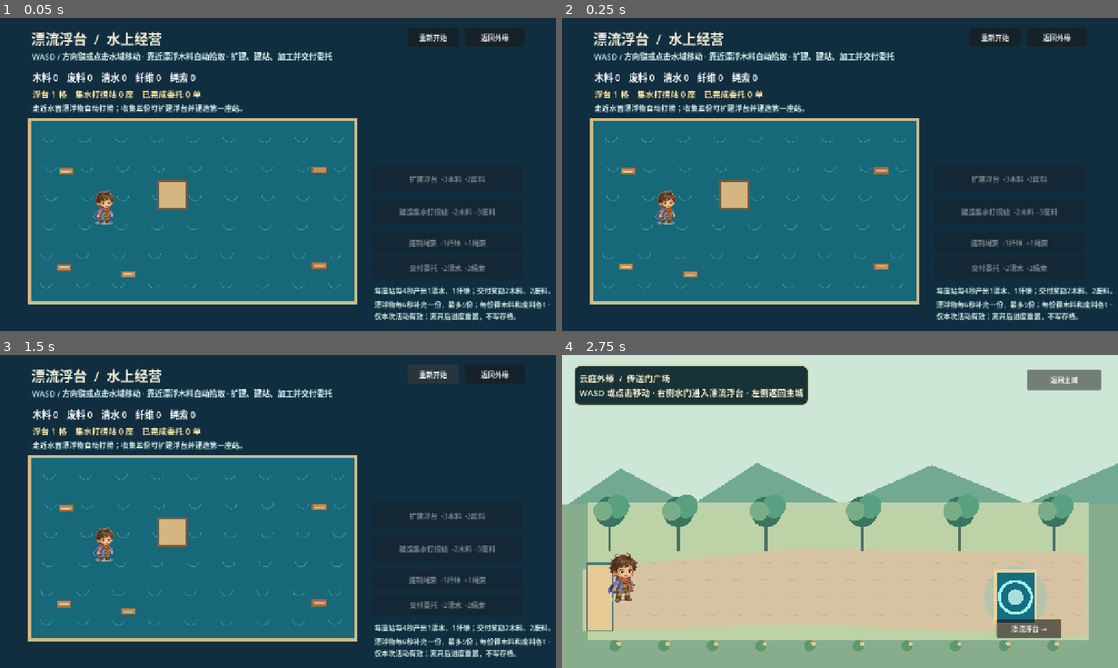
Above: before the commit, frames 1-4 (two rows, left to right).
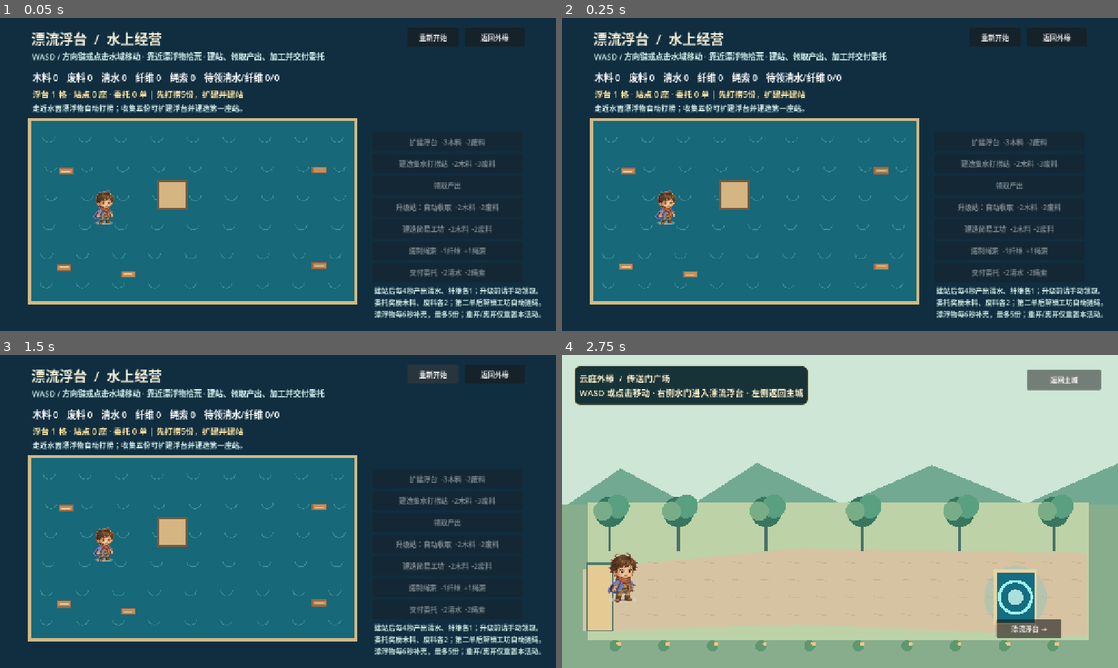
Above: after the commit, the same moments.

Repository: questroot/Cun
Game: Godot game, scene res://scenes/WaterActivity.tscn
Same seed, same stepped clock (60 frames per second), same inputs: the game is played once before the commit and once after it. This scene is started directly instead of the project's main scene.
Inputs:
- Up to frame 1 (0.05 s): no input
- Up to frame 2 (0.25 s): no input
- Up to frame 3 (1.5 s): click "重新开始" at 0.5 s; click "重新开始" at 1.25 s
- Up to frame 4 (2.75 s): click "返回外缘" at 2 s

The runs differ from the first frame. In frame 1, 5.0% of the frame differs, in the area x 12-99%, y 10-97%; in frame 2, 5.0%; in frame 3, 5.0%; in frame 4, nothing differs.

Commit message:
Add water activity progression from manual production to automation

Diff:
--- a/card-demo/scripts/scenes/water_activity.gd
+++ b/card-demo/scripts/scenes/water_activity.gd
@@ -13,6 +13,10 @@
 const COLLECTOR_SCRAP := 3
 const ORDER_WATER := 2
 const ORDER_ROPE := 2
+const UPGRADE_WOOD := 2
+const UPGRADE_SCRAP := 2
+const WORKSHOP_WOOD := 2
+const WORKSHOP_SCRAP := 2
 
 var wood := 0
 var scrap := 0
@@ -22,6 +26,10 @@
 var raft_tiles := 1
 var collectors := 0
 var orders_completed := 0
+var pending_water := 0
+var pending_fiber := 0
+var automated_collecting := false
+var workshop_built := false
 var production_elapsed := 0.0
 var wave_elapsed := 0.0
 var debris_elapsed := 0.0
@@ -36,6 +44,9 @@
 var result_label: Label
 var expand_button: Button
 var collector_button: Button
+var claim_button: Button
+var upgrade_button: Button
+var workshop_button: Button
 var process_button: Button
 var order_button: Button
 
@@ -52,7 +63,7 @@
 	title.add_theme_color_override("font_color", Color("#f5efd7"))
 	add_child(title)
 	var rules := Label.new()
-	rules.text = "WASD / 方向键或点击水域移动 · 靠近漂浮木料自动拾取 · 扩建、建站、加工并交付委托"
+	rules.text = "WASD / 方向键或点击水域移动 · 靠近漂浮物拾荒 · 建站、领取产出、加工并交付委托"
 	rules.position = Vector2(74, 75)
 	rules.add_theme_font_size_override("font_size", 18)
 	rules.add_theme_color_override("font_color", Color("#d7f1f0"))
@@ -75,12 +86,15 @@
 	_make_button("重新开始", Vector2(938, 23), Vector2(118, 43), _start_round)
 	var back := _make_button("返回外缘", Vector2(1070, 23), Vector2(138, 43), func() -> void: GameManager.goto_scene("outskirts"))
 	back.name = "ReturnButton"
-	expand_button = _make_button("扩建浮台  -3木料  -2废料", Vector2(858, 340), Vector2(345, 60), _expand_raft)
-	collector_button = _make_button("建造集水打捞站  -2木料  -3废料", Vector2(858, 416), Vector2(345, 60), _build_collector)
-	process_button = _make_button("搓制绳索  -1纤维  +1绳索", Vector2(858, 492), Vector2(345, 50), _process_fiber)
-	order_button = _make_button("交付委托  -2清水  -2绳索", Vector2(858, 550), Vector2(345, 50), _fulfill_order)
+	expand_button = _make_button("扩建浮台  -3木料  -2废料", Vector2(858, 263), Vector2(345, 44), _expand_raft)
+	collector_button = _make_button("建造集水打捞站  -2木料  -3废料", Vector2(858, 313), Vector2(345, 44), _build_collector)
+	claim_button = _make_button("领取产出", Vector2(858, 363), Vector2(345, 44), _claim_production)
+	upgrade_button = _make_button("升级站：自动收取  -2木料  -2废料", Vector2(858, 413), Vector2(345, 44), _upgrade_collector)
+	workshop_button = _make_button("建造简易工坊  -2木料  -2废料", Vector2(858, 463), Vector2(345, 44), _build_workshop)
+	process_button = _make_button("搓制绳索  -1纤维  +1绳索", Vector2(858, 513), Vector2(345, 44), _process_fiber)
+	order_button = _make_button("交付委托  -2清水  -2绳索", Vector2(858, 563), Vector2(345, 44), _fulfill_order)
 	var note := Label.new()
-	note.text = "每座站每4秒产出1清水、1纤维；交付奖励2木料、2废料。\n漂浮物每6秒补充一份，最多5份；每份得木料和废料各1。\n仅本次活动有效；离开后进度重置，不写存档。"
+	note.text = "建站后每4秒产出清水、纤维各1；升级前请手动领取。\n委托奖励木料、废料各2；第二单后解锁工坊自动搓绳。\n漂浮物每6秒补充，最多5份；重开/离开仅重置本活动。"
 	note.position = Vector2(862, 615)
 	note.add_theme_font_size_override("font_size", 16)
 	note.add_theme_color_override("font_color", Color("#c9e2de"))
@@ -105,6 +119,10 @@
 	raft_tiles = 1
 	collectors = 0
 	orders_completed = 0
+	pending_water = 0
+	pending_fiber = 0
+	automated_collecting = false
+	workshop_built = false
 	production_elapsed = 0.0
 	wave_elapsed = 0.0
 	debris_elapsed = 0.0
@@ -143,7 +161,7 @@
 	wood -= COLLECTOR_WOOD
 	scrap -= COLLECTOR_SCRAP
 	collectors += 1
-	result_label.text = "集水打捞站建成，开始定时产出。"
+	result_label.text = "集水打捞站建成，开始定时产出。请点击领取产出。"
 	_refresh_ui()
 	return true
 
@@ -154,10 +172,54 @@
 	var cycles := int(production_elapsed / PRODUCTION_INTERVAL)
 	if cycles > 0:
 		production_elapsed -= cycles * PRODUCTION_INTERVAL
-		water += cycles * collectors
-		fiber += cycles * collectors
-		result_label.text = "设施产出：清水和纤维各 +%d。" % (cycles * collectors)
+		if automated_collecting:
+			water += cycles * collectors
+			if workshop_built:
+				rope += cycles * collectors
+			else:
+				fiber += cycles * collectors
+		else:
+			pending_water += cycles * collectors
+			pending_fiber += cycles * collectors
+		result_label.text = "设施已产出 %d 批%s。" % [cycles * collectors, "，自动收取并加工" if workshop_built else ("，自动收取" if automated_collecting else "，等待领取")]
 		_refresh_ui()
+
+func _claim_production() -> bool:
+	if automated_collecting or pending_water == 0 and pending_fiber == 0:
+		return false
+	water += pending_water
+	fiber += pending_fiber
+	result_label.text = "领取产出：清水 +%d，纤维 +%d。" % [pending_water, pending_fiber]
+	pending_water = 0
+	pending_fiber = 0
+	_refresh_ui()
+	return true
+
+func _upgrade_collector() -> bool:
+	if collectors == 0 or automated_collecting or orders_completed < 1 or wood < UPGRADE_WOOD or scrap < UPGRADE_SCRAP:
+		return false
+	wood -= UPGRADE_WOOD
+	scrap -= UPGRADE_SCRAP
+	automated_collecting = true
+	water += pending_water
+	fiber += pending_fiber
+	pending_water = 0
+	pending_fiber = 0
+	result_label.text = "站点升级完成：已有待领产出一并领取，此后自动收取。"
+	_refresh_ui()
+	return true
+
+func _build_workshop() -> bool:
+	if not automated_collecting or workshop_built or orders_completed < 2 or wood < WORKSHOP_WOOD or scrap < WORKSHOP_SCRAP:
+		return false
+	wood -= WORKSHOP_WOOD
+	scrap -= WORKSHOP_SCRAP
+	workshop_built = true
+	rope += fiber
+	fiber = 0
+	result_label.text = "简易工坊建成：现有纤维已加工，此后产出自动制成绳索。"
+	_refresh_ui()
+	return true
 
 func _process_fiber() -> bool:
 	if fiber < 1:
@@ -176,15 +238,34 @@
 	wood += 2
 	scrap += 2
 	orders_completed += 1
-	result_label.text = "委托完成！获得2木料、2废料，可以继续经营。"
+	if orders_completed == 1:
+		result_label.text = "首单完成！奖励木料、废料各2；现在可升级站点自动收取。"
+	elif orders_completed == 2:
+		result_label.text = "第二单完成！奖励木料、废料各2；现在可建工坊自动加工。"
+	else:
+		result_label.text = "委托完成！获得2木料、2废料，可以继续经营。"
 	_refresh_ui()
 	return true
 
 func _refresh_ui() -> void:
-	status_label.text = "木料 %d    废料 %d    清水 %d    纤维 %d    绳索 %d" % [wood, scrap, water, fiber, rope]
-	goal_label.text = "浮台 %d 格    集水打捞站 %d 座    已完成委托 %d 单" % [raft_tiles, collectors, orders_completed]
+	status_label.text = "木料 %d    废料 %d    清水 %d    纤维 %d    绳索 %d    待领清水/纤维 %d/%d" % [wood, scrap, water, fiber, rope, pending_water, pending_fiber]
+	if collectors == 0:
+		goal_label.text = "浮台 %d 格 · 站点 %d 座 · 委托 %d 单 | 先打捞5份，扩建并建站" % [raft_tiles, collectors, orders_completed]
+	elif orders_completed == 0:
+		goal_label.text = "委托1：清水 %d/%d · 绳索 %d/%d | 手动领取、搓绳并交付" % [water, ORDER_WATER, rope, ORDER_ROPE]
+	elif not automated_collecting:
+		goal_label.text = "委托1已完成 | 花2木料、2废料升级站点；解锁自动收取"
+	elif orders_completed == 1:
+		goal_label.text = "委托2：清水 %d/%d · 绳索 %d/%d | 交付后解锁自动加工" % [water, ORDER_WATER, rope, ORDER_ROPE]
+	elif not workshop_built:
+		goal_label.text = "委托2已完成 | 花2木料、2废料建工坊；解锁自动搓绳"
+	else:
+		goal_label.text = "已完成委托 %d 单 | 下单：清水 %d/%d · 绳索 %d/%d（自动生产/加工）" % [orders_completed, water, ORDER_WATER, rope, ORDER_ROPE]
 	expand_button.disabled = wood < EXPAND_WOOD or scrap < EXPAND_SCRAP
 	collector_button.disabled = collectors >= raft_tiles - 1 or wood < COLLECTOR_WOOD or scrap < COLLECTOR_SCRAP
+	claim_button.disabled = automated_collecting or pending_water == 0 and pending_fiber == 0
+	upgrade_button.disabled = collectors == 0 or automated_collecting or orders_completed < 1 or wood < UPGRADE_WOOD or scrap < UPGRADE_SCRAP
+	workshop_button.disabled = not automated_collecting or workshop_built or orders_completed < 2 or wood < WORKSHOP_WOOD or scrap < WORKSHOP_SCRAP
 	process_button.disabled = fiber < 1
 	order_button.disabled = water < ORDER_WATER or rope < ORDER_ROPE
 	queue_redraw()
--- a/card-demo/scripts/tests/smoke_test.gd
+++ b/card-demo/scripts/tests/smoke_test.gd
@@ -351,12 +351,22 @@
 			check(instance.debris.size() == 1, "漂浮物定时补充且不可无限点击获取")
 			check(instance._expand_raft() and instance.raft_tiles == 2, "消耗资源扩建浮台")
 			check(instance._build_collector() and instance.collectors == 1 and not instance._build_collector(), "空位建造资源站且不可超建")
+			check(not instance._claim_production() and not instance._upgrade_collector() and not instance._build_workshop(), "未产出或未达委托进度不能提前升级")
 			instance._tick_production(8.0)
-			check(instance.water == 2 and instance.fiber == 2, "资源站定时产出清水与纤维")
-			check(instance._process_fiber() and instance._process_fiber() and instance.rope == 2 and instance.fiber == 0, "纤维加工为绳索")
-			check(instance._fulfill_order() and instance.orders_completed == 1 and instance.wood == 2 and instance.scrap == 2, "提交清水与绳索完成委托并获得循环资源")
+			check(instance.water == 0 and instance.fiber == 0 and instance.pending_water == 2 and instance.pending_fiber == 2, "初级设施产出须手动领取")
+			check(instance._claim_production() and instance.water == 2 and instance.fiber == 2 and not instance._claim_production(), "领取待产物且不能重复领取")
+			check(instance._process_fiber() and instance._process_fiber() and instance.rope == 2 and instance.fiber == 0, "纤维手动加工为绳索")
+			check(instance._fulfill_order() and instance.orders_completed == 1 and instance.wood == 2 and instance.scrap == 2, "首单奖励可升级站点")
+			instance._tick_production(4.0)
+			check(instance._upgrade_collector() and instance.automated_collecting and instance.water == 1 and instance.fiber == 1 and instance.pending_water == 0, "首单解锁自动收取并接收已有待产物")
+			instance._tick_production(4.0)
+			check(instance.water == 2 and instance.fiber == 2 and not instance._claim_production(), "升级后自动入库无需反复领取")
+			check(instance._process_fiber() and instance._process_fiber() and instance._fulfill_order() and instance.orders_completed == 2, "第二单可凭持续产出完成")
+			check(instance._build_workshop() and instance.workshop_built and instance.wood == 0 and instance.scrap == 0, "第二单奖励可解锁自动加工且无需再次拾荒")
+			instance._tick_production(8.0)
+			check(instance.water == 2 and instance.rope == 2 and instance.fiber == 0 and instance._fulfill_order() and instance.orders_completed == 3, "工坊将新产出自动加工并支持后续循环委托")
 			instance._start_round()
-			check(instance.wood == 0 and instance.rope == 0 and instance.raft_tiles == 1 and instance.orders_completed == 0, "水上经营活动可重开")
+			check(instance.wood == 0 and instance.rope == 0 and instance.raft_tiles == 1 and instance.orders_completed == 0 and not instance.automated_collecting and not instance.workshop_built and instance.pending_water == 0, "水上经营活动重开清空临时成长")
 		elif path.ends_with("TeamSelect.tscn"):
 			check(instance.grid_buttons.size() == 9, "阵容九格可见")
 			var support_in_picker := false
Not shown, changed: PROJECT_STATUS.md
